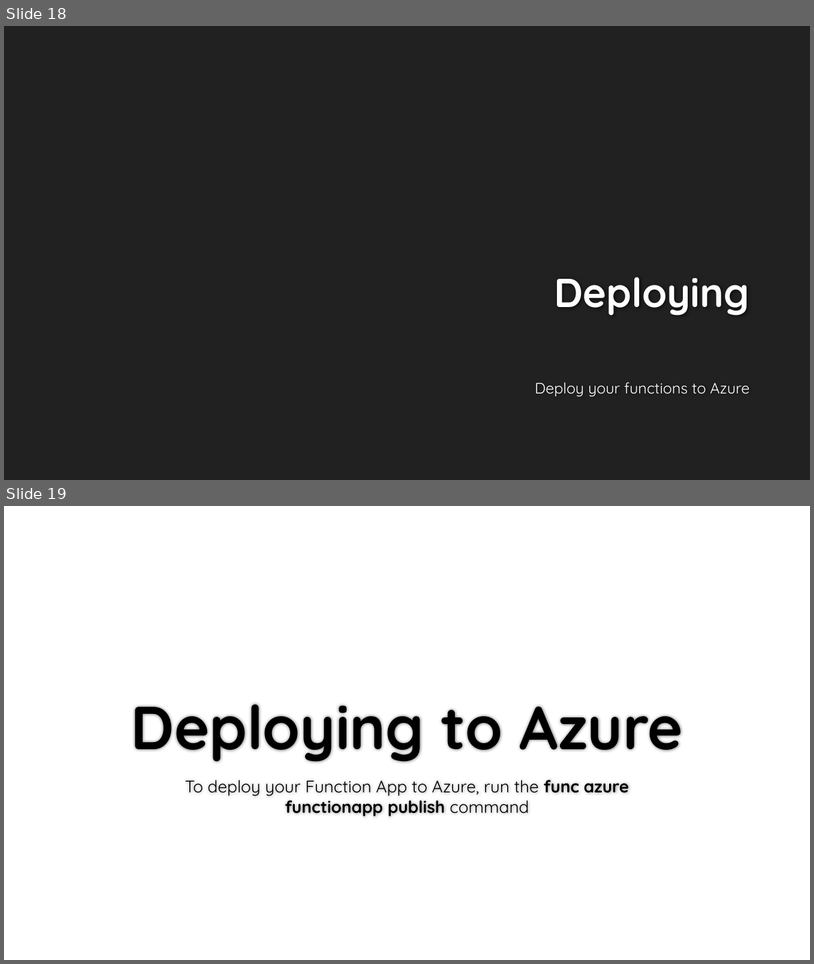
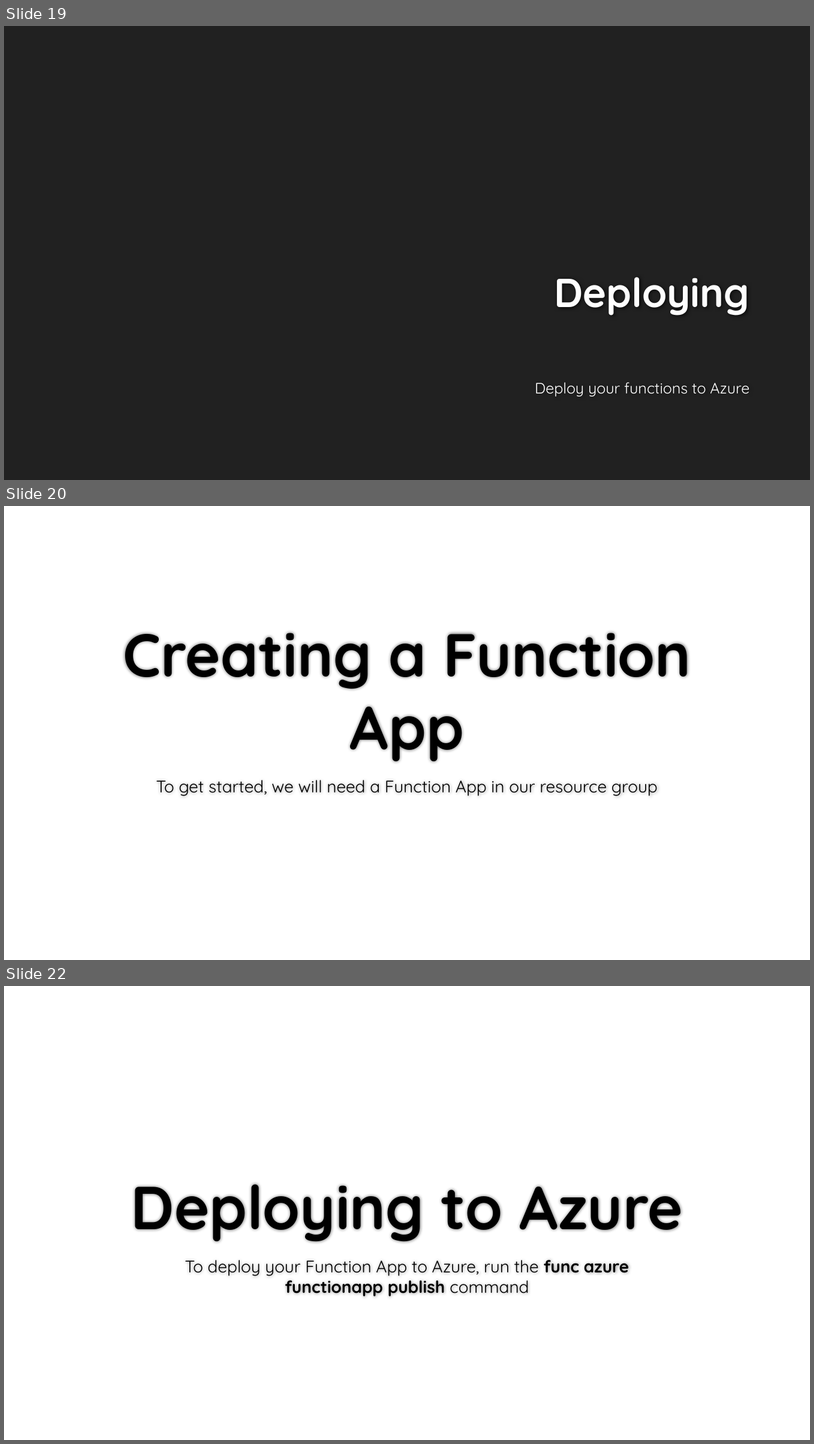
Before and after one commit to kamil-mrzyglod/Workshops, a slide deck: AzureDay2019/Developing services with Azure Functions.pptx. Shown one above the other, each under a label of ours: slides 18 and 19 before the commit, slides 19, 20 and 22 after it; the slides between them are not shown. The pictures are 814x964 and 814x1444 pixels, drawn with LibreOffice and Linux fonts; fonts in the diff are those of the drawing; background and template pictures are left out. Boxes give left, top, right and bottom in pixels: in the first picture for what was removed or moved away, otherwise in the second. Text is boxed around its words. In the diff, an @@ line names an element or a change of style, - is before the commit and + after.

```diff
--- a/AzureDay2019/Developing services with Azure Functions.pptx
+++ b/AzureDay2019/Developing services with Azure Functions.pptx
@@ slide 20 added at (4,506,810,960), background #FFFFFF @@
@@ title added at (123,632,692,762), 72 pt, text #000000, bold @@
+Creating a Function App
@@ text added at (156,780,658,796), 20 pt, text #000000 @@
+To get started, we will need a Function App in our resource group
@@ what was slide 18 is now slide 19 @@
@@ what was slide 19 is now slide 22 @@
```
Also in this commit, not shown: 2 slides changed, 2 other slides added.
